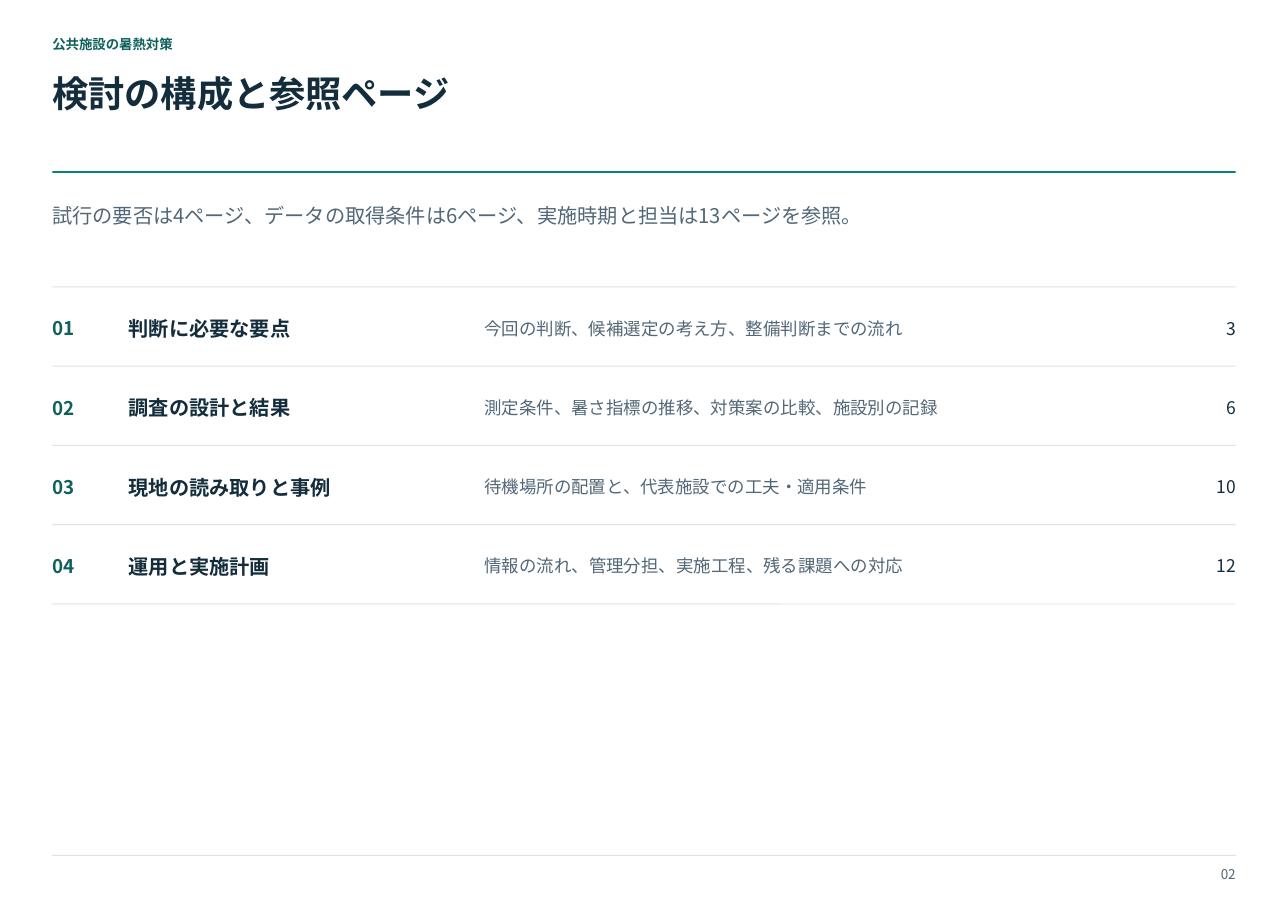
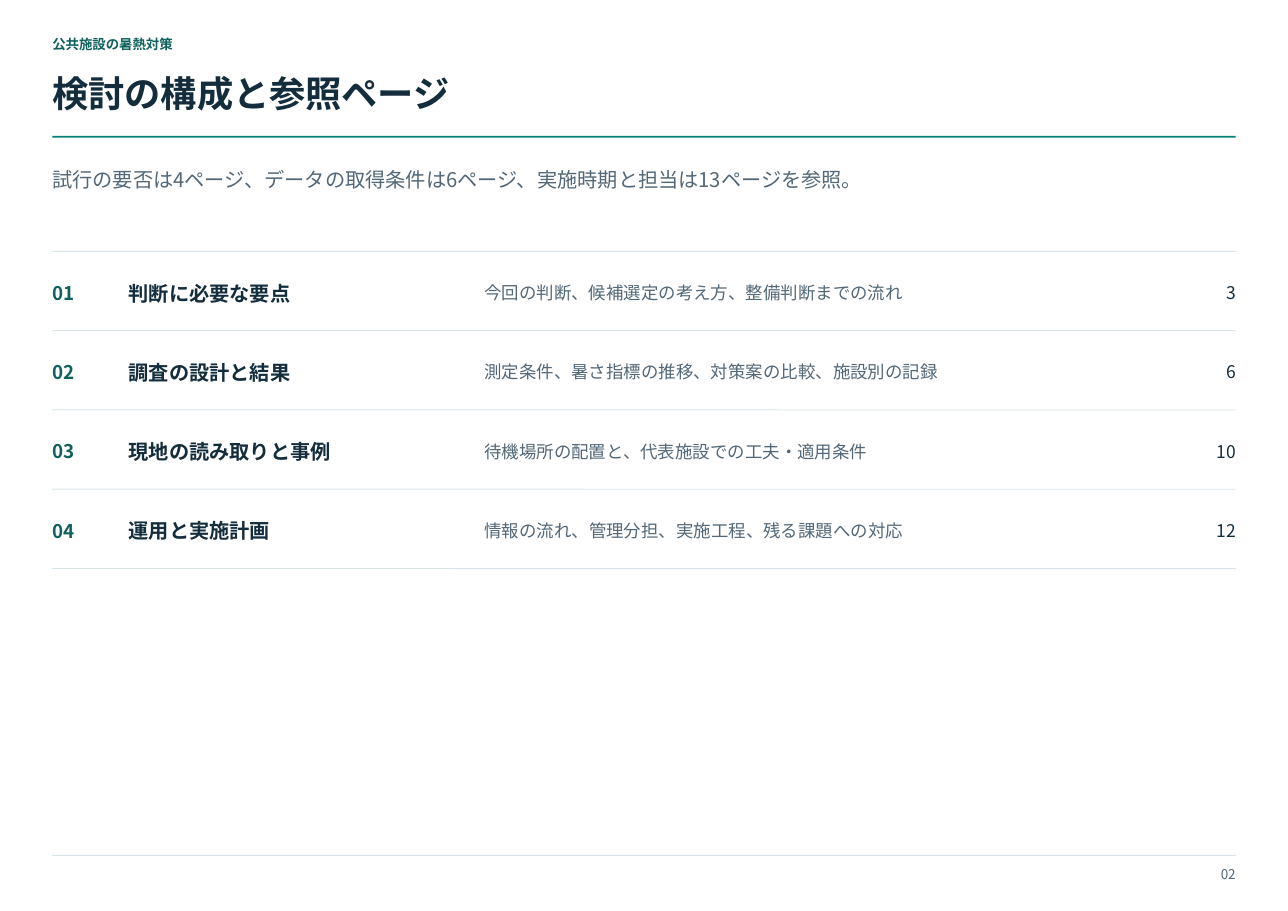
Before and after one commit to sibyl2501/consulting-pptx-templates, a slide deck: slide 2 of consulting_layout_examples.pptx. Drawn at 1288x911 pixels with LibreOffice and Linux fonts; fonts in the diff are those of the drawing. Boxes give left, top, right and bottom in pixels: in the first picture for what was removed or moved away, otherwise in the second. Text is boxed around its words. In the diff, an @@ line names an element or a change of style, - is before the commit and + after.

```diff
--- a/consulting_layout_examples.pptx
+++ b/consulting_layout_examples.pptx
@@ 17 texts, 6 lines: place and size @@
-17 texts, 6 lines at bbox=[52, 172, 1236, 604]
+17 texts, 6 lines at bbox=[52, 137, 1236, 569]
```
Also in this commit, not shown: 12 other slides changed, 4 other files.
